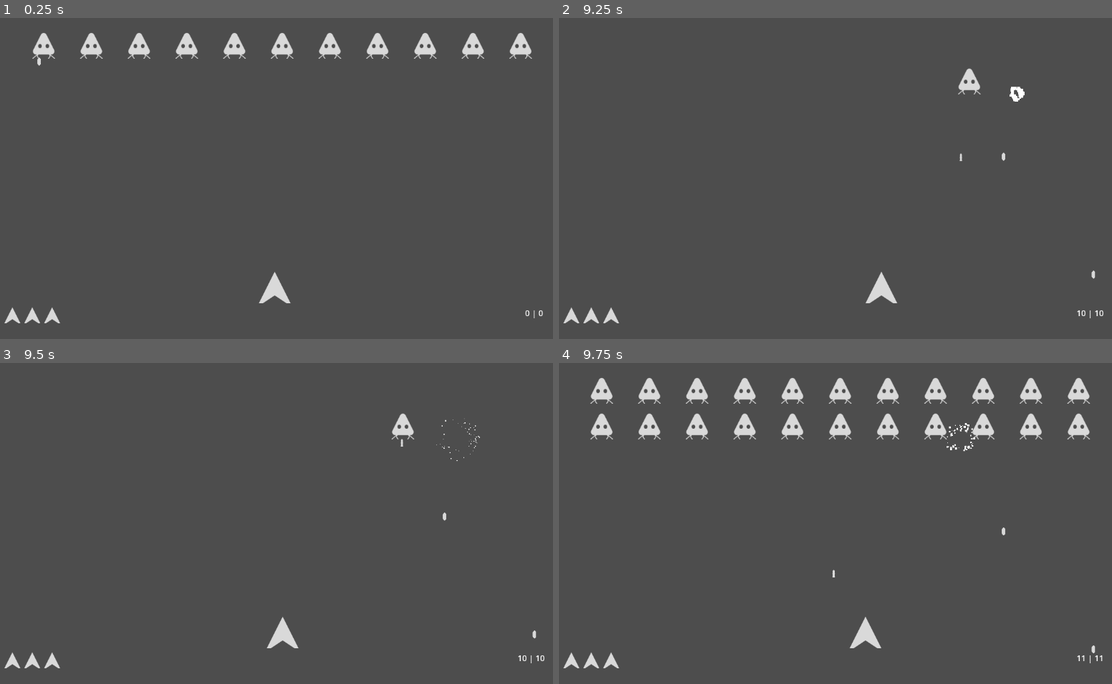
Above: before the commit, frames 1-4 (two rows, left to right).
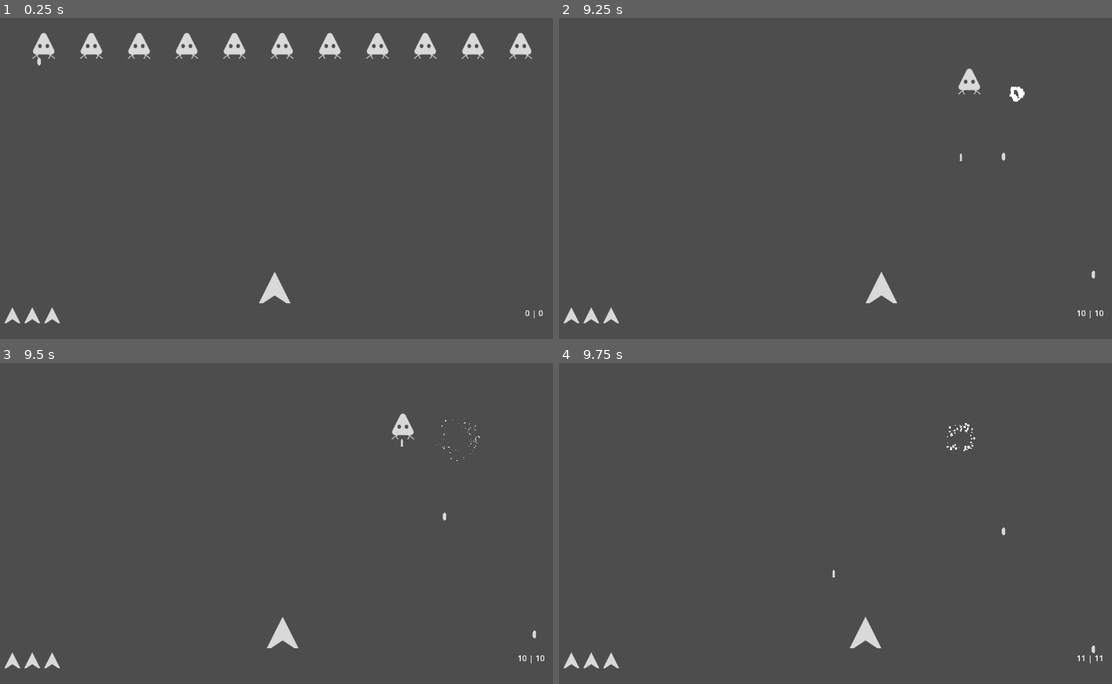
Above: after the commit, the same moments.

Repository: DevlinRocha/space-invaders
Game: Godot game, scene res://scenes/main.tscn
Same seed, same stepped clock (60 frames per second), same inputs: the game is played once before the commit and once after it.
Inputs:
- Up to frame 1 (0.25 s): no input
- Up to frame 2 (9.25 s): hold D (right) 0.53-1.28 s; hold Space (shoot) 0.53-1.28 s; hold A (left) 1.28-2.03 s; tap Space (shoot) every 1.5 s from 1.35 to 8.85 s; hold Space (shoot) 2.03-2.78 s; hold D (right) 2.03-3.53 s; hold Space (shoot) 3.53-4.28 s; hold A (left) 3.53-5.78 s; hold Space (shoot) 5.03-5.78 s; hold D (right) 5.78-8.03 s; hold Space (shoot) 6.53-7.28 s; hold Space (shoot) 8.03-8.78 s; hold A (left) from 8.03 s (still down)
- Up to frame 3 (9.5 s): keep holding A (left)
- Up to frame 4 (9.75 s): release A (left) at 9.53 s; hold D (right) from 9.53 s (still down); hold Space (shoot) from 9.53 s (still down)

Frames 1-3 are identical in both runs. In frame 4, 4.1% of the frame differs, in the area x 5-97%, y 4-24%.

Commit message:
add 3 second timer between levels

Diff:
--- a/scripts/main.gd
+++ b/scripts/main.gd
@@ -26,7 +26,7 @@
 		if child.is_in_group("enemies"):
 			return
 	current_level += 1
-	new_level(current_level)
+	get_tree().create_timer(3).timeout.connect(new_level.bind(current_level))
 
 
 func _on_player_hit() -> void:
